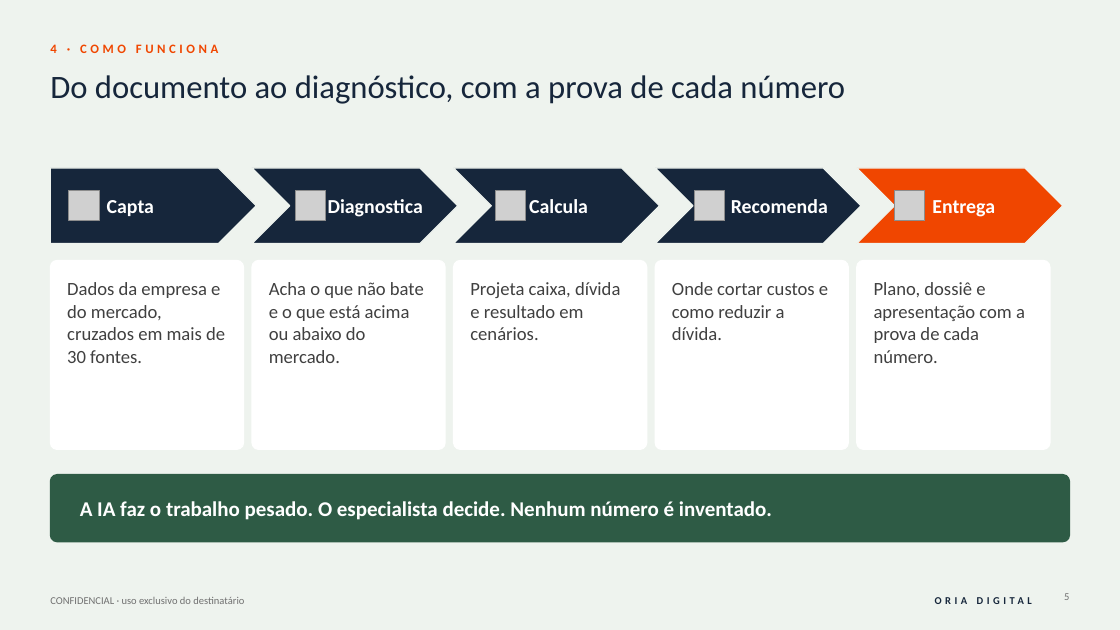
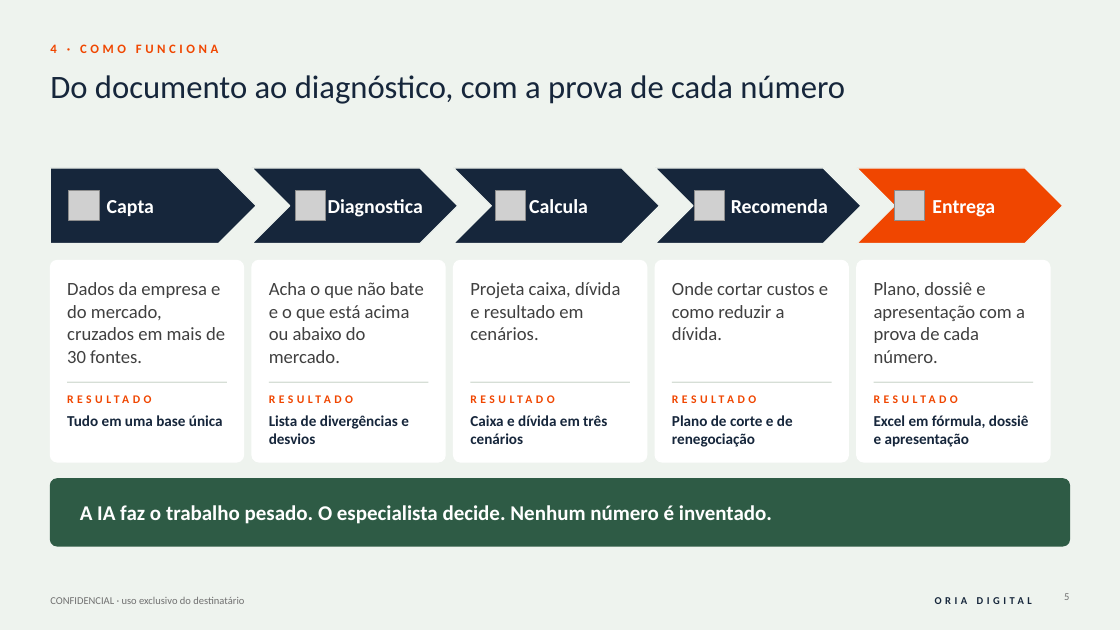
Before and after one commit to rodrigovaroto-wq/Oria-Digital, a slide deck: slide 5 of Apresentações/Business Plan Oria Digital/1_entrega/Business_Plan_Oria_Digital_v3.pptx. Drawn at 1120x630 pixels with LibreOffice and Linux fonts; fonts in the diff are those of the drawing; grey boxes stand for pictures. Boxes give left, top, right and bottom in pixels: in the first picture for what was removed or moved away, otherwise in the second. Text is boxed around its words. In the diff, an @@ line names an element or a change of style, - is before the commit and + after.

```diff
--- a/Apresentações/Business Plan Oria Digital/1_entrega/Business_Plan_Oria_Digital_v3.pptx
+++ b/Apresentações/Business Plan Oria Digital/1_entrega/Business_Plan_Oria_Digital_v3.pptx
@@ rounded rectangle: place and size @@
-rounded rectangle at bbox=[50, 260, 244, 450]
+rounded rectangle at bbox=[50, 260, 244, 462]
@@ rounded rectangle: place and size @@
-rounded rectangle at bbox=[252, 260, 445, 450]
+rounded rectangle at bbox=[252, 260, 445, 462]
@@ rounded rectangle: place and size @@
-rounded rectangle at bbox=[454, 260, 647, 450]
+rounded rectangle at bbox=[454, 260, 647, 462]
@@ rounded rectangle: place and size @@
-rounded rectangle at bbox=[655, 260, 849, 450]
+rounded rectangle at bbox=[655, 260, 849, 462]
@@ rounded rectangle: place and size @@
-rounded rectangle at bbox=[857, 260, 1050, 450]
+rounded rectangle at bbox=[857, 260, 1050, 462]
@@ line added from (67, 382) to (227, 382), #D6DED6 1 pt @@
@@ line added from (269, 382) to (429, 382), #D6DED6 1 pt @@
@@ line added from (471, 382) to (630, 382), #D6DED6 1 pt @@
@@ line added from (672, 382) to (832, 382), #D6DED6 1 pt @@
@@ line added from (874, 382) to (1033, 382), #D6DED6 1 pt @@
@@ text added at bbox=[67, 392, 227, 410], 10 pt, text #F04600, bold @@
+RESULTADO
@@ text added at bbox=[67, 415, 223, 426], 13 pt, text #16263B, bold @@
+Tudo em uma base única
@@ text added at bbox=[269, 392, 429, 410], 10 pt, text #F04600, bold @@
+RESULTADO
@@ text added at bbox=[269, 415, 409, 444], 13 pt, text #16263B, bold @@
+Lista de divergências e desvios
@@ text added at bbox=[470, 415, 607, 444], 13 pt, text #16263B, bold @@
+Caixa e dívida em três cenários
@@ text added at bbox=[471, 392, 630, 410], 10 pt, text #F04600, bold @@
+RESULTADO
@@ text added at bbox=[672, 392, 832, 410], 10 pt, text #F04600, bold @@
+RESULTADO
@@ text added at bbox=[672, 415, 793, 447], 13 pt, text #16263B, bold @@
+Plano de corte e de renegociação
@@ text added at bbox=[874, 392, 1033, 410], 10 pt, text #F04600, bold @@
+RESULTADO
@@ text added at bbox=[874, 415, 1029, 447], 13 pt, text #16263B, bold @@
+Excel em fórmula, dossiê e apresentação
@@ rounded rectangle: place and size @@
-rounded rectangle at bbox=[50, 475, 1070, 542]
+rounded rectangle at bbox=[50, 479, 1070, 546]
@@ text "A IA faz o trabalho ...": place and size @@
-text "A IA faz o trabalho ..." at bbox=[80, 501, 772, 520]
+text "A IA faz o trabalho ..." at bbox=[80, 505, 772, 524]
```
Also in this commit, not shown: 8 other slides changed, 1 slide removed, 24 other files.
